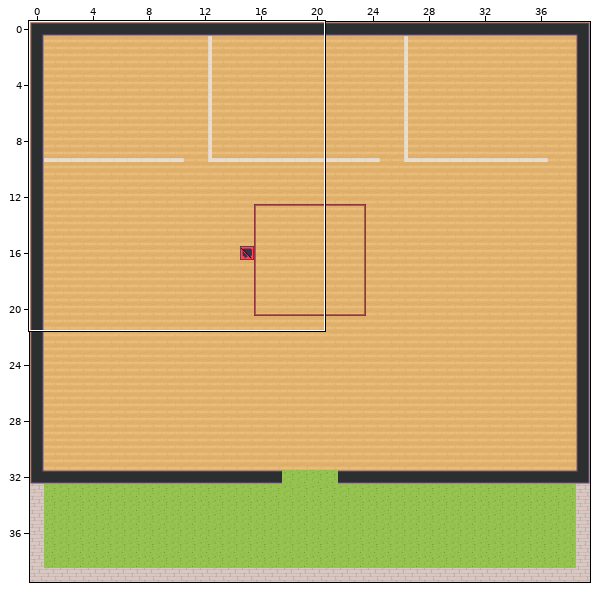
Two versions of a level (Tiled map (JSON), map.tmj). Above: a wide view before the commit, with the close-up outlined.
Close-up. Before:
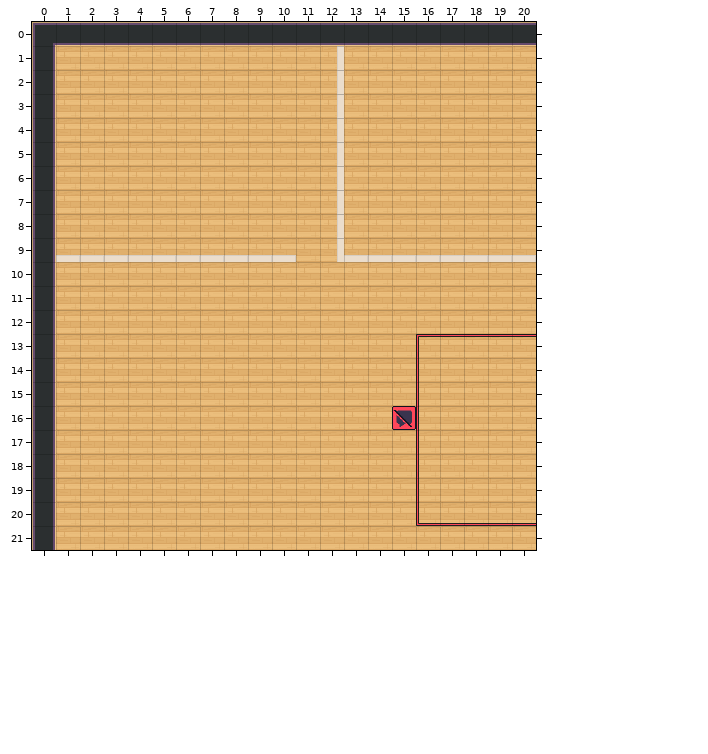
Cells are 32x32 px. Shown: x 0..20, y 0..21. The commit also changed other parts of the map, which this record leaves out.
Now the later version:
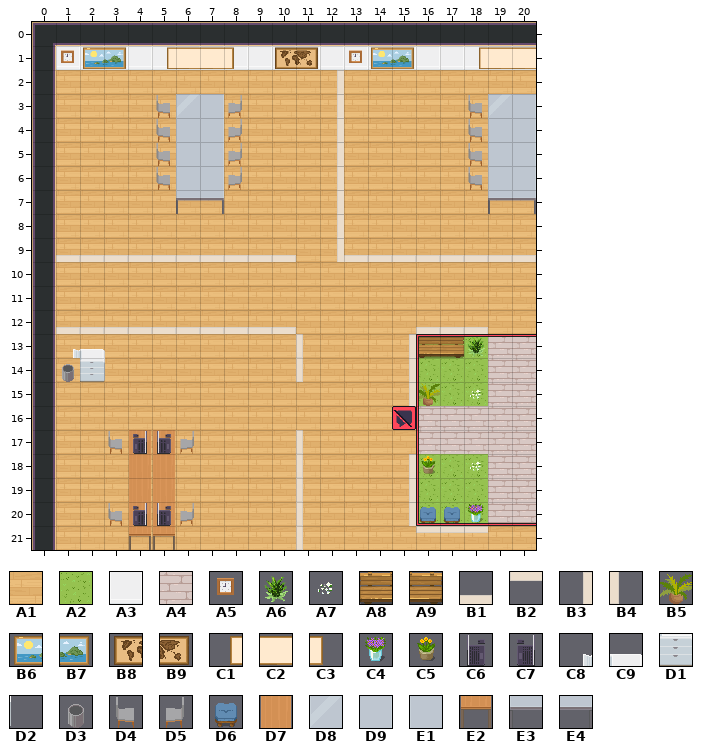
Key: from "Chunk 1": A1 2, A2 4, A3 32, A4 38, A5 47, A6 55, A7 56, A8 129, A9 130, B1 167, B2 167 turned 180, B3 167 turned 270, B4 167 turned 90, B5 200; from "WA_Decoration": B6 0, B7 1, B8 24, B9 25, C1 49, C2 50, C3 51, C4 92, C5 93; from "WA_Miscellaneous": C6 24, C7 25, C8 26, C9 27, D1 37, D2 38, D3 60; from "WA_Seats": D4 119, D5 120, D6 163; from "WA_Tables": D7 12, D8 15, D9 17, E1 17 flipped left-right, E2 22, E3 25, E4 27.
__ is an empty cell.
Tiles of an added or newly shown layer are drawn over the layers below it.
Difference:
Layer "Ground/floor/tile-floor-1":
The edit turns tile A1 into tile A2 in rows 13 to 15 at x 16 to 18; in rows 18 to 20 at x 16 to 18.
The edit turns tile A1 into tile A4 in rows 13 to 15 at x 19 to 20; in rows 16 to 17 at x 16 to 20; in rows 18 to 20 at x 19 to 20.
Layer "Ground/walls/tile-walls1":
The edit turns tile B3 into tile A3 in row 1 at x 12.
There is now tile A3 in row 1 at x 1 to 11 and 13 to 20.
There is now tile B1 in row 12 at x 1 to 10 and 16 to 18.
There is now tile B2 in row 21 at x 16 to 18.
There is now tile B3 in rows 13 to 15 at x 15; in rows 18 to 20 at x 15.
There is now tile B4 in rows 13 to 14 at x 11; in rows 17 to 21 at x 11.
Layer "Ground/walls/tile-walls-2" (added):
There is now tile A5 in row 1 at x 1 and 13.
There is now tile B6 in row 1 at x 2 and 14.
There is now tile B7 in row 1 at x 3 and 15.
There is now tile B8 in row 1 at x 10.
There is now tile B9 in row 1 at x 11.
There is now tile C1 in row 1 at x 5 and 18.
There is now tile C2 in row 1 at x 6 to 7 and 19 to 20.
There is now tile C3 in row 1 at x 8.
Layer "Ground/furnitures/tile-texture-level-1" (added):
There is now tile A6 in row 13 at x 18.
There is now tile A7 in row 15 at x 18; in row 18 at x 18.
There is now tile A8 in row 13 at x 16.
There is now tile A9 in row 13 at x 17.
There is now tile B5 in row 15 at x 16.
There is now tile C4 in row 20 at x 18.
There is now tile C5 in row 18 at x 16.
There is now tile C8 in row 13 at x 1.
There is now tile C9 in row 13 at x 2.
There is now tile D1 in row 14 at x 2.
There is now tile D2 in row 14 at x 3.
There is now tile D3 in row 14 at x 1.
There is now tile D4 in rows 3 to 6 at x 5 and 18; in row 17 at x 3; in row 20 at x 3.
There is now tile D5 in rows 3 to 6 at x 8; in row 17 at x 6; in row 20 at x 6.
There is now tile D6 in row 20 at x 16 to 17.
There is now tile D7 in rows 17 to 20 at x 4 to 5.
There is now tile D8 in row 3 at x 6 and 19.
There is now tile D9 in rows 3 to 6 at x 7 and 20.
There is now tile E1 in rows 4 to 6 at x 6 and 19.
There is now tile E2 in row 21 at x 4 to 5.
There is now tile E3 in row 7 at x 6 and 19.
There is now tile E4 in row 7 at x 7 and 20.
Layer "Ground/furnitures/tile-texture-level-2" (added):
There is now tile C6 in row 17 at x 5; in row 20 at x 5.
There is now tile C7 in row 17 at x 4; in row 20 at x 4.
Boxes around the changes in both close-ups, in picture pixels (x1, y1, x2, y2):
changed: (56, 46, 536, 70)
added: (156, 94, 242, 214)
added: (468, 94, 536, 214)
added: (56, 327, 303, 382)
changed: (409, 327, 536, 533)
added: (108, 430, 194, 550)
added: (296, 430, 303, 550)
